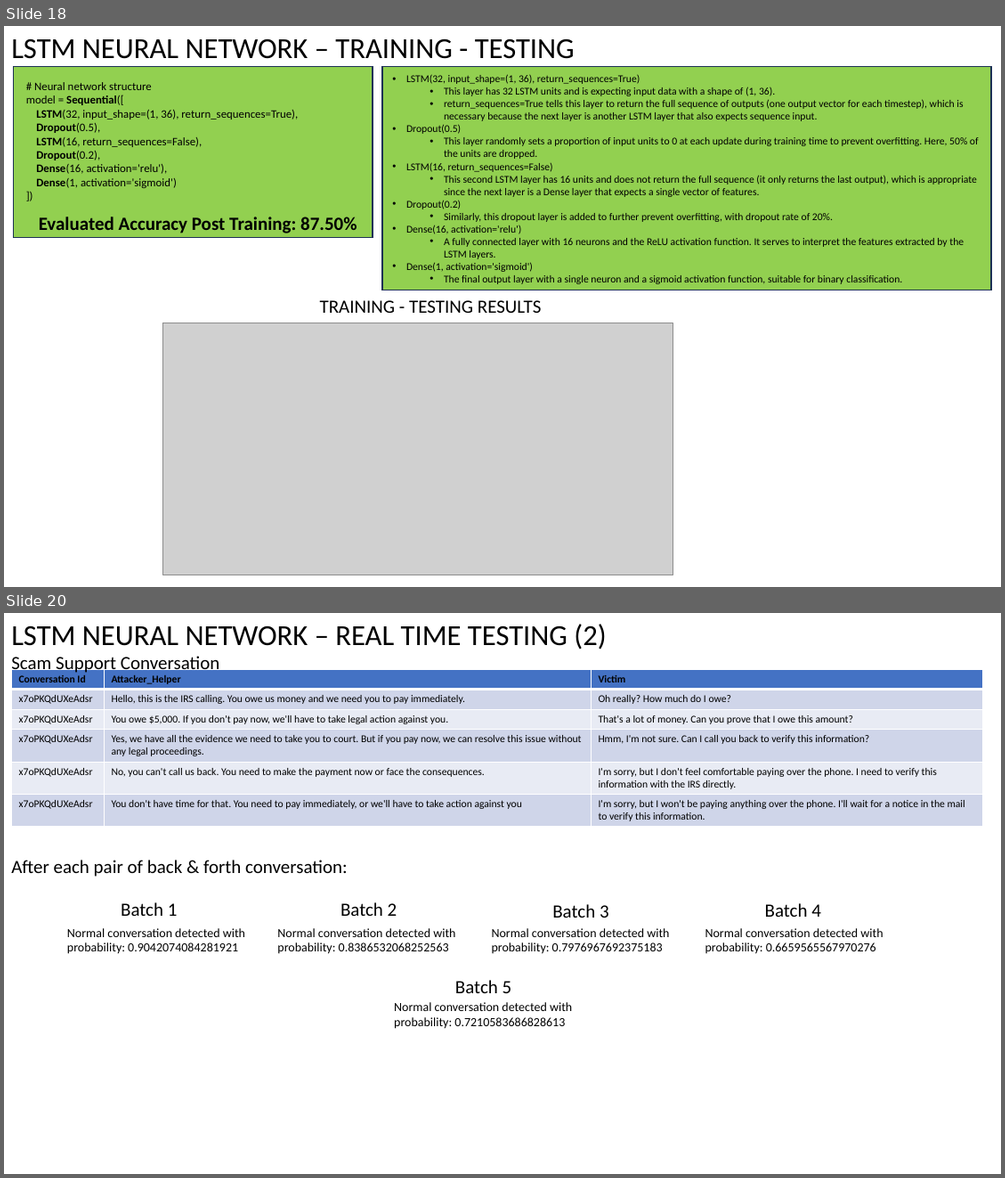
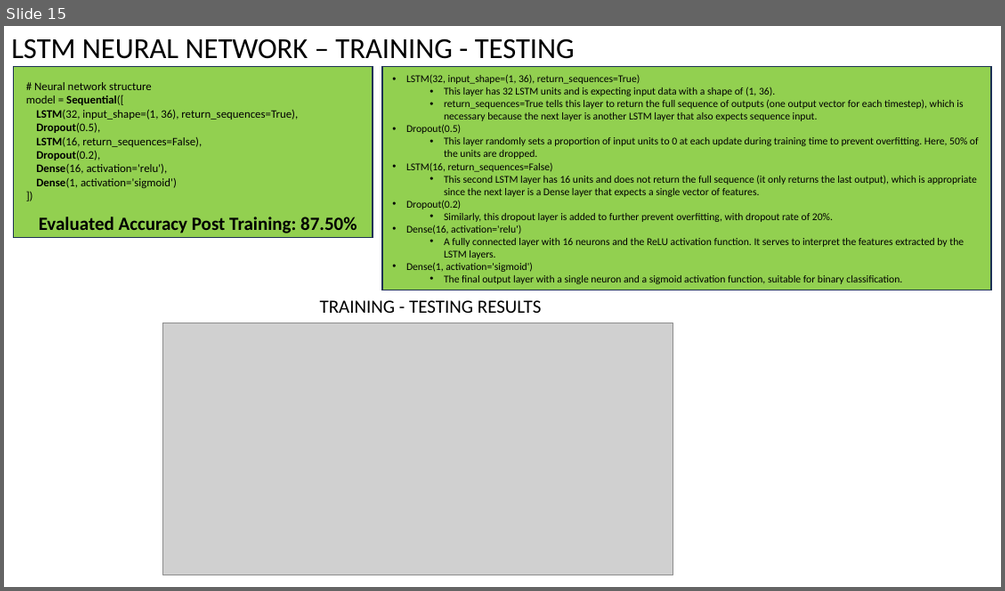
Before and after one commit to Naveenramana/Minor-project-, a slide deck: Testing Results/Vishing_Testing_Results_v2.0.pptx. Shown one above the other, each under a label of ours: slides 18 and 20 before the commit, slide 15 after it; the slides between them are not shown. The pictures are 1005x1178 and 1005x591 pixels, drawn with LibreOffice and Linux fonts; fonts in the diff are those of the drawing; grey boxes stand for pictures. Boxes give left, top, right and bottom in pixels: in the first picture for what was removed or moved away, otherwise in the second. Text is boxed around its words. In the diff, an @@ line names an element or a change of style, - is before the commit and + after.

Commit message:
Revert "Delivarable Word, Testing Results PPT"
This reverts commit 1f82f19282e63a5e22f688fc8148fb6dee101658.

```diff
--- a/Testing Results/Vishing_Testing_Results_v2.0.pptx
+++ b/Testing Results/Vishing_Testing_Results_v2.0.pptx
@@ slide 20 removed at bbox=[4, 613, 1001, 1174], background #FFFFFF @@
@@ text removed at bbox=[11, 624, 606, 649] @@
-LSTM NEURAL NETWORK – REAL TIME TESTING (2)
@@ text removed at bbox=[11, 656, 219, 675] @@
-Scam Support Conversation
@@ table removed at bbox=[11, 669, 983, 826], 6 rows, 3 columns @@
-Conversation Id | Attacker_Helper | Victim
-x7oPKQdUXeAdsr | Hello, this is the IRS calling. You owe us money and we need you to pay immediately. | Oh really? How much do I owe?
-x7oPKQdUXeAdsr | You owe $5,000. If you don't pay now, we'll have to take legal action against you. | That's a lot of money. Can you prove that I owe this amount?
-x7oPKQdUXeAdsr | Yes, we have all the evidence we need to take you to court. But if you pay now, we can resolve this issue without any legal proceedings. | Hmm, I'm not sure. Can I call you back to verify this information?
-x7oPKQdUXeAdsr | No, you can't call us back. You need to make the payment now or face the consequences. | I'm sorry, but I don't feel comfortable paying over the phone. I need to verify this information with the IRS directly.
-x7oPKQdUXeAdsr | You don't have time for that. You need to pay immediately, or we'll have to take action against you | I'm sorry, but I won't be paying anything over the phone. I'll wait for a notice in the mail to verify this information.
@@ text removed at bbox=[11, 860, 348, 876] @@
-After each pair of back & forth conversation:
@@ text removed at bbox=[121, 902, 178, 916] @@
-Batch 1
@@ text removed at bbox=[340, 902, 397, 916] @@
-Batch 2
@@ text removed at bbox=[552, 904, 609, 917] @@
-Batch 3
@@ text removed at bbox=[765, 903, 821, 916] @@
-Batch 4
@@ text removed at bbox=[67, 928, 245, 954] @@
-Normal conversation detected with probability: 0.9042074084281921
@@ text removed at bbox=[277, 928, 455, 954] @@
-Normal conversation detected with probability: 0.8386532068252563
@@ text removed at bbox=[492, 928, 669, 954] @@
-Normal conversation detected with probability: 0.7976967692375183
@@ text removed at bbox=[705, 928, 882, 954] @@
-Normal conversation detected with probability: 0.6659565567970276
@@ text removed at bbox=[455, 980, 512, 993] @@
-Batch 5
@@ text removed at bbox=[394, 1002, 572, 1029] @@
-Normal conversation detected with probability: 0.7210583686828613
@@ what was slide 18 is now slide 15 @@
```
Also in this commit, not shown: 2 slides changed, 3 other slides removed, 10 other files.
